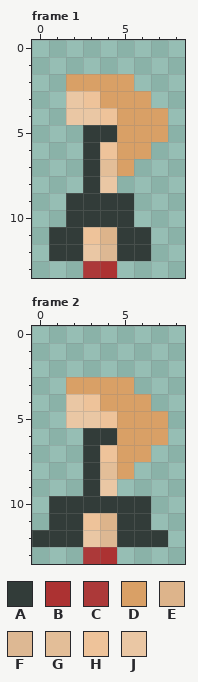
Pixel-art file, stored at Assets/PersonalAssets/NPC/Day2/WomanDayTwoCorrectLeftIdle.aseprite. Above, as it was before the edit.
9x14 pixels, 3 frames. Colours within 5 levels of each other are drawn and written as one. Shown: frame 1, frame 2. The commit also changed other frames, which this record leaves out.
Palette (. is transparent): A #323c39  B #ac3232  C #ac3939  D #d9a066  E #ddb48b  F #ddb893  G #e3be98  H #eec39a  J #eac7a4
Pixels before, frame 1, first column x 1:
 2 .DDDD..
 3 .JHDDD.
 4 .JJHDDD
 5 ..AADDD
 6 ..AHDD.
 7 ..AGD..
 8 ..AJ...
 9 .AAAA..
10 .AAAA..
11 AAHEAA.
12 AAJFAA.
13 ..CB...
Pixels before, frame 2, first column x 0:
 3 ..DDDD..
 4 ..JHDDD.
 5 ..JJHDDD
 6 ...AADDD
 7 ...AHDD.
 8 ...AGD..
 9 ...AJ...
10 .AAAAAA.
11 .AAHEAA.
12 AAAJFAAA
13 ...CB...
After:
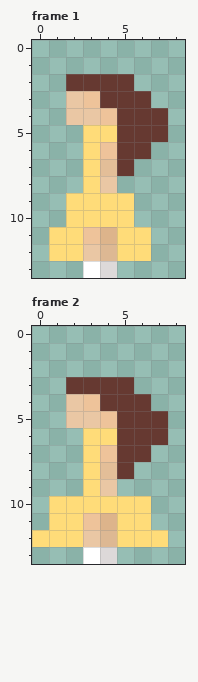
Log entry: Assets update All skins for NPCs for day two made
Diff:
colour A: #323c39 -> #ffdc79
colour B: #ac3232 -> #ddd9d9
colour C: #ac3939 -> #ffffff
colour D: #d9a066 -> #663931
Changed places in both pictures, as pixel boxes (x1, y1, x2, y2):
changed: (49, 74, 168, 278)
changed: (32, 377, 168, 564)
